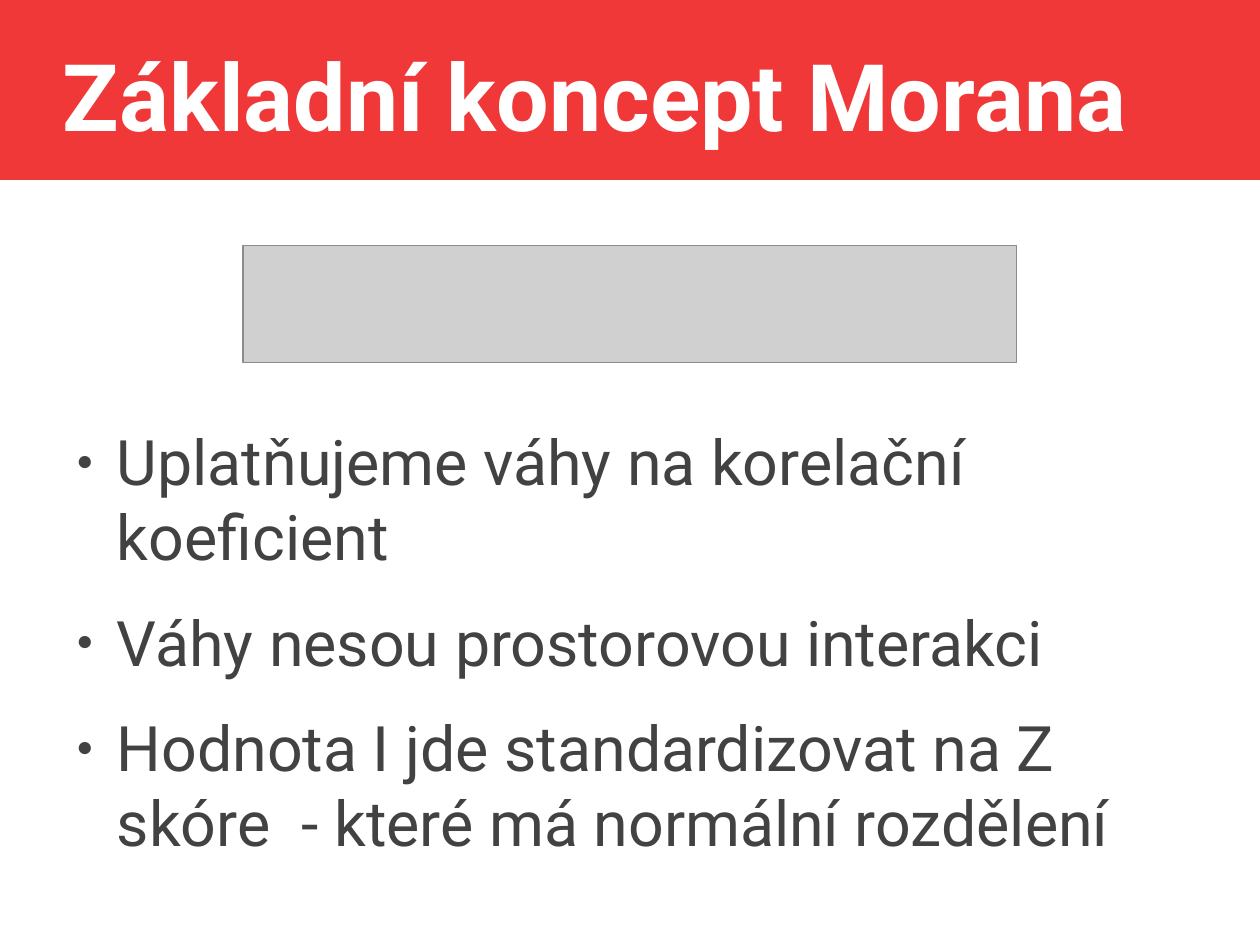
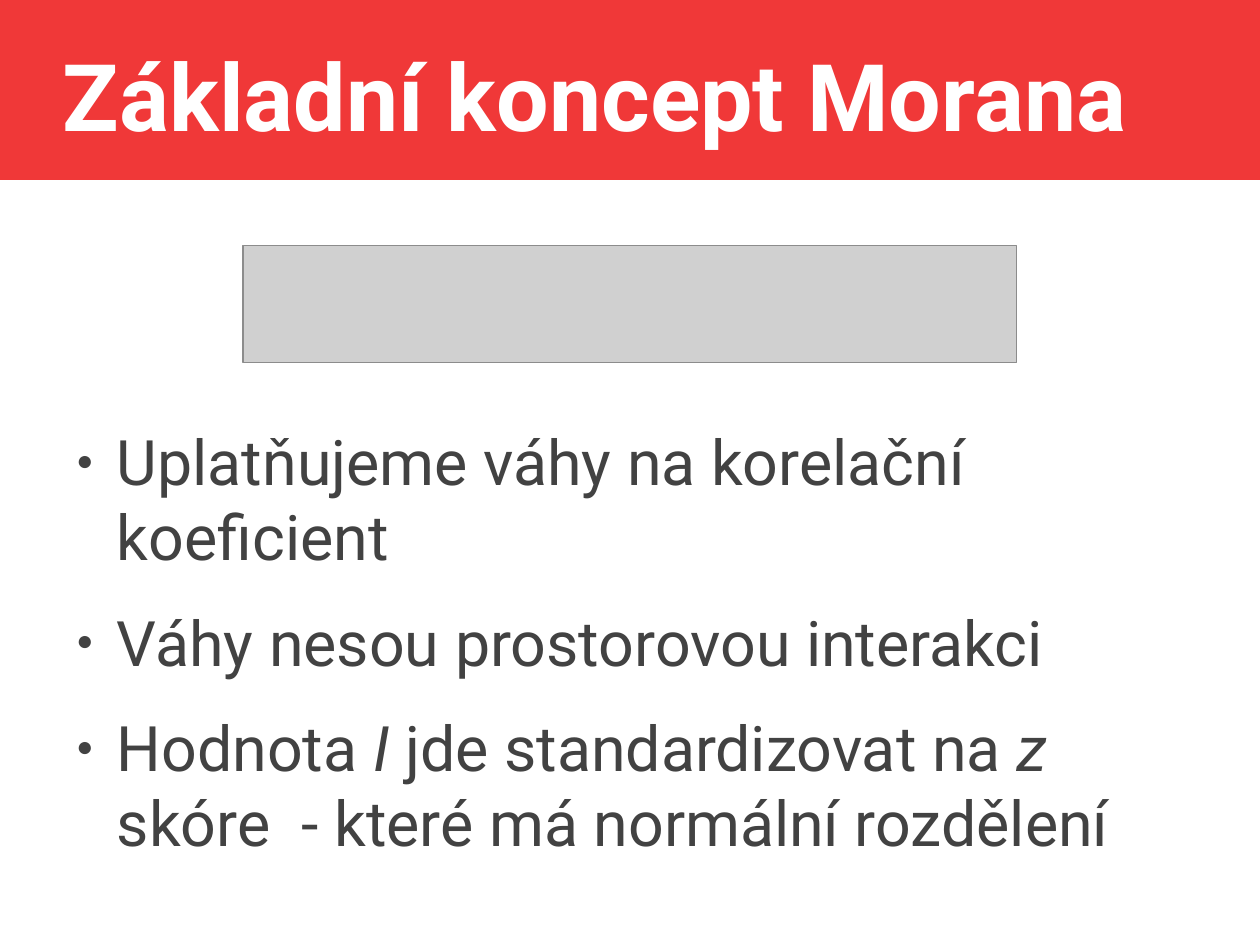
Before and after one commit to jlacko/4EK418, a slide deck: slide 13 of prez/4 - advanced calculations.odp. Drawn at 1260x945 pixels with LibreOffice and Linux fonts; fonts in the diff are those of the drawing; grey boxes stand for pictures. Boxes give left, top, right and bottom in pixels: in the first picture for what was removed or moved away, otherwise in the second. Text is boxed around its words. In the diff, an @@ line names an element or a change of style, - is before the commit and + after.

```diff
--- a/prez/4 - advanced calculations.odp
+++ b/prez/4 - advanced calculations.odp
@@ text at (117,724,1108,847): text changed @@
-● Hodnota I jde standardizovat na Z skóre - které má normální rozdělení
+● Hodnota I jde standardizovat na z skóre - které má normální rozdělení
```
Also in this commit, not shown: 7 other slides changed, 1 slide added, 4 other files.
